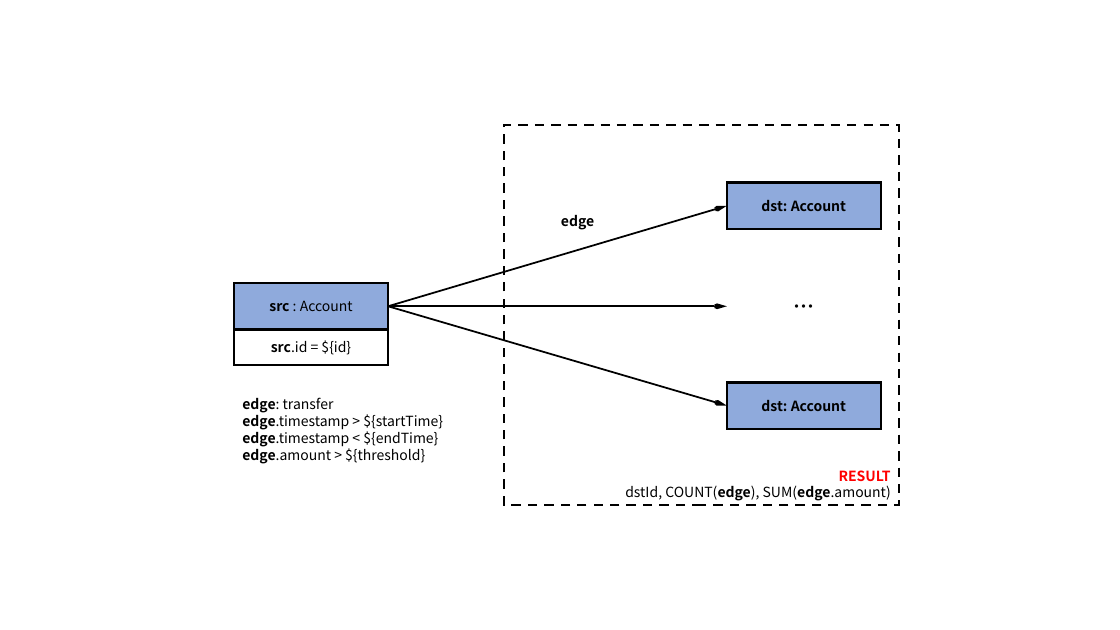
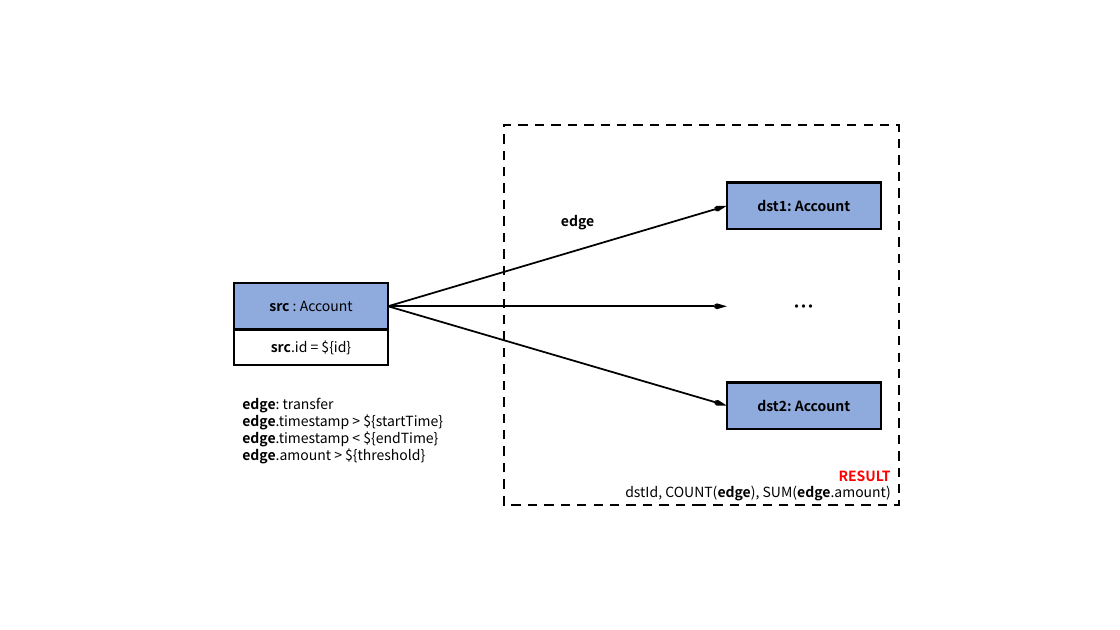
Before and after one commit to ldbc/ldbc_finbench_docs, a slide deck: slide 4 of patterns/transaction-simple-read.pptx. Drawn at 1120x630 pixels with LibreOffice and Linux fonts; fonts in the diff are those of the drawing. Boxes give left, top, right and bottom in pixels: in the first picture for what was removed or moved away, otherwise in the second. Text is boxed around its words. In the diff, an @@ line names an element or a change of style, - is before the commit and + after.

```diff
--- a/patterns/transaction-simple-read.pptx
+++ b/patterns/transaction-simple-read.pptx
@@ text in rectangle at [757, 200, 850, 211]: text changed @@
-dst: Account
+dst1: Account
@@ text in rectangle at [757, 400, 850, 411]: text changed @@
-dst: Account
+dst2: Account
```
Also in this commit, not shown: 4 other slides changed, 43 other files.
